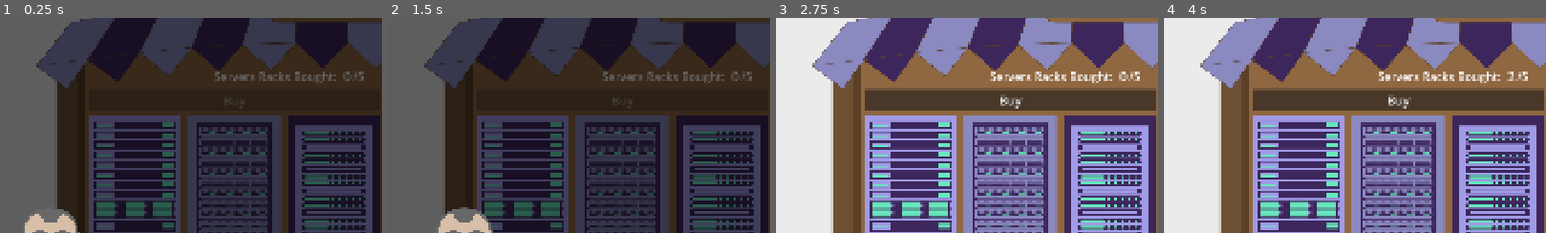
Above: before the commit, frames 1-4 (left to right).
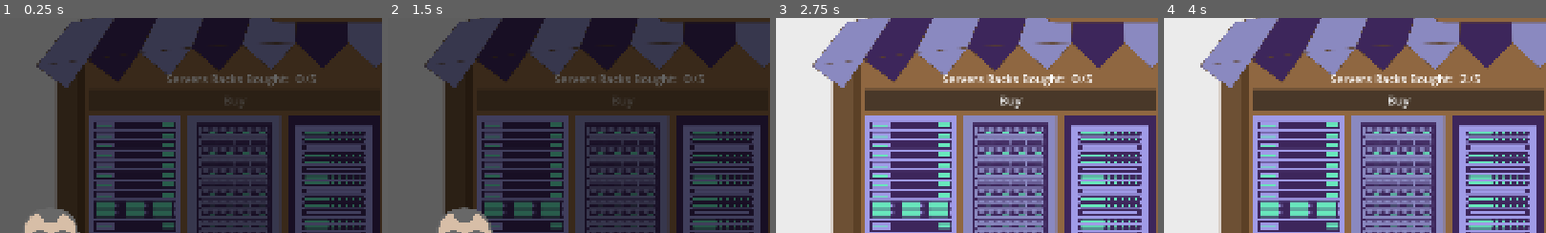
Above: after the commit, the same moments.

Repository: krishna3960/EducationTechnology
Game: Godot game, scene res://Scenes/Shop.tscn
Two runs of this game, one before a commit and one after it. Both use one fixed random seed, a clock stepped at 60 frames per second and the inputs below. This scene is started directly instead of the project's main scene. The engine's default icon, where the game draws it, is replaced by a stand-in: a white triangle on a blue panel in a dark square.
Inputs (mouse positions are % of the whole screen's width and height, from its top left):
- Up to frame 1 (0.25 s): no input
- Up to frame 2 (1.5 s): tap Enter (ui_accept) at 0.5, 0.77 s; move the mouse to (72, 45) at 0.52 s; hold D (move_right) 0.53-1.25 s; click (72, 45) at 0.67 s; click "Start Shopping ->" at 1.25 s
- Up to frame 3 (2.75 s): drag from (30, 55) to (45, 70) at 2.02 s
- Up to frame 4 (4 s): click "Buy" at 2.75 s; tap Enter (ui_accept) at 3.5 s; move the mouse to (60, 28) at 3.52 s; hold D (move_right) from 3.53 s (still down)
The pictures show only the part of the screen within x 0-50%, y 15-65%; the shares and areas given below are measured in that part.

The runs differ from the first frame. In frame 1, 1.1% of the frame differs, in the area x 43-96%, y 24-32%; in frame 2, 1.1%; in frame 3, 1.5%, in the area x 43-96%, y 24-33%; in frame 4, 1.5%.

Commit message:
fix: adjusted shop buy button width

Diff:
--- a/educational-game/Scenes/Shop.tscn
+++ b/educational-game/Scenes/Shop.tscn
@@ -147,19 +147,19 @@
 text = "$240"
 
 [node name="Bought" type="Label" parent="." unique_id=456784685]
-offset_left = 538.0
-offset_top = 291.0
-offset_right = 967.0
-offset_bottom = 374.0
+offset_left = 418.0
+offset_top = 297.0
+offset_right = 847.0
+offset_bottom = 380.0
 theme_override_font_sizes/font_size = 29
 text = "Servers Racks Bought:     /5
 "
 
 [node name="Counter" type="Label" parent="." unique_id=1947249064]
-offset_left = 863.0
-offset_top = 285.0
-offset_right = 940.0
-offset_bottom = 334.0
+offset_left = 743.0
+offset_top = 291.0
+offset_right = 820.0
+offset_bottom = 340.0
 theme_override_font_sizes/font_size = 35
 text = "0"
 
